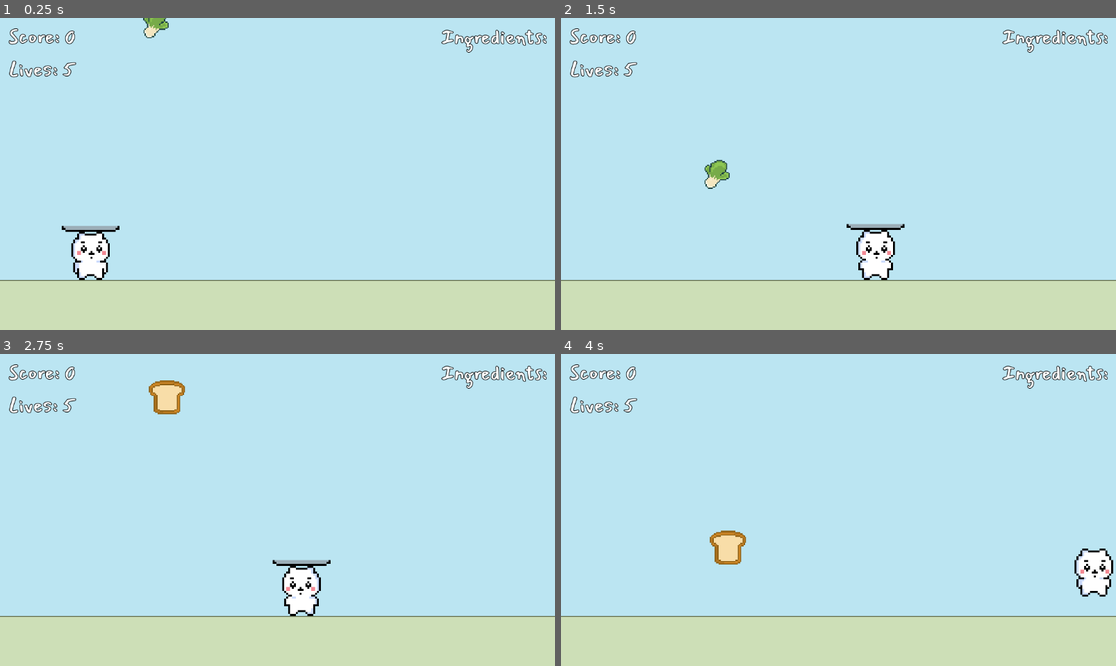
Above: before the commit, frames 1-4 (two rows, left to right).
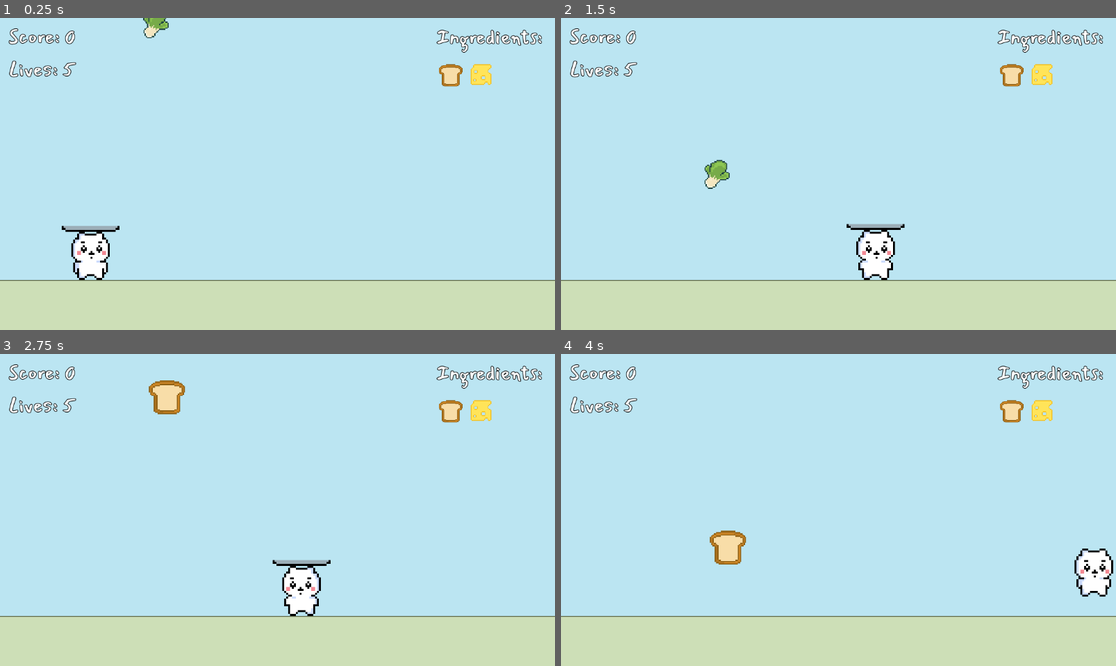
Above: after the commit, the same moments.

Repository: SilentPrincess108/Chiikawa-Platformer
Game: Godot game, scene res://scenes/temp_1.tscn
Two runs of this game, one before a commit and one after it. Both use one fixed random seed, a clock stepped at 60 frames per second and the inputs below. This scene is started directly instead of the project's main scene. Sound files missing from this copy of the repository are replaced by a short silence.
Inputs:
- Up to frame 1 (0.25 s): no input
- Up to frame 2 (1.5 s): tap Enter at 0.5 s; hold D (Right) from 0.53 s (still down); tap Alt at 0.6 s; tap Space (Jump) at 0.77 s; tap Shift at 1.35 s
- Up to frame 3 (2.75 s): tap Space (Jump) at 1.52 s; release D (Right) at 2.03 s; hold A (Left) from 2.03 s (still down); tap Alt at 2.1 s
- Up to frame 4 (4 s): release A (Left) at 2.78 s; hold D (Right) from 2.78 s (still down); tap Shift at 2.85 s; tap Space (Jump) at 3.02, 3.77 s; tap Alt at 3.6 s

The runs differ from the first frame. In frame 1, 1.1% of the frame differs, in the area x 78-99%, y 3-23%; in frame 2, 1.1%; in frame 3, 1.1%; in frame 4, 1.1%.

Commit message:
added lives, score, and ingedients hud elements

Diff:
--- a/scenes/temp_1.tscn
+++ b/scenes/temp_1.tscn
@@ -86,9 +86,9 @@
 text = "Lives:"
 
 [node name="Ingredients" type="Label" parent="HUD"]
-offset_left = 915.0
+offset_left = 905.0
 offset_top = 8.0
-offset_right = 1136.0
+offset_right = 1126.0
 offset_bottom = 72.0
 theme_override_colors/font_outline_color = Color(0, 0, 0, 0.9372549)
 theme_override_constants/outline_size = 5
@@ -96,5 +96,41 @@
 theme_override_font_sizes/font_size = 40
 text = "Ingredients:"
 
+[node name="Items" type="HBoxContainer" parent="HUD"]
+anchors_preset = 6
+anchor_left = 1.0
+anchor_top = 0.5
+anchor_right = 1.0
+anchor_bottom = 0.5
+offset_left = -345.0
+offset_top = -233.0
+offset_right = 6.413086
+offset_bottom = -180.0
+grow_horizontal = 0
+grow_vertical = 2
+size_flags_horizontal = 0
+theme_override_constants/separation = 10
+alignment = 1
+
+[node name="item1" type="TextureRect" parent="HUD/Items"]
+layout_mode = 2
+expand_mode = 3
+
+[node name="item2" type="TextureRect" parent="HUD/Items"]
+layout_mode = 2
+expand_mode = 3
+
+[node name="item3" type="TextureRect" parent="HUD/Items"]
+layout_mode = 2
+expand_mode = 3
+
+[node name="item4" type="TextureRect" parent="HUD/Items"]
+layout_mode = 2
+expand_mode = 3
+
+[node name="item5" type="TextureRect" parent="HUD/Items"]
+layout_mode = 2
+expand_mode = 3
+
 [connection signal="area_entered" from="Player/plate" to="." method="_on_plate_area_entered"]
 [connection signal="on_ground" from="item_boundry" to="." method="_on_item_boundry_on_ground"]
--- a/scripts/globals.gd
+++ b/scripts/globals.gd
@@ -51,3 +51,8 @@
 	if (levels[level_ID]):
 		return false
 	return true
+
+func resetValues():
+	lives = 5
+	points = 0
+	money = 0
--- a/scripts/player.gd
+++ b/scripts/player.gd
@@ -72,6 +72,6 @@
 
 func _on_timer_timeout() -> void:
 	Engine.time_scale = 1.0
-	Globals.money = 0
+	Globals.resetValues()
 	Globals.dead = false
 	get_tree().reload_current_scene()
--- a/scripts/temp_1.gd
+++ b/scripts/temp_1.gd
@@ -6,6 +6,13 @@
 @onready var score: Label = $HUD/Score
 @onready var lives: Label = $HUD/Lives
 
+@onready var item1: TextureRect = $HUD/Items/item1
+@onready var item2: TextureRect = $HUD/Items/item2
+@onready var item3: TextureRect = $HUD/Items/item3
+@onready var item4: TextureRect = $HUD/Items/item4
+@onready var item5: TextureRect = $HUD/Items/item5
+
+@onready var items = [item1, item2, item3, item4, item5]
 
 var pos: int = 0
 var ingredients = preload("res://scenes/ingredient.tscn")
@@ -41,9 +48,16 @@
 	for num in range(numItems):
 		sandoCombo[itemTypes[randi_range(1, 4)]] = false
 
+	#set hud element
+	var itemCount = 0
+	for key in sandoCombo:
+		items[itemCount].texture = load("res://assets/sprites/" + key + ".png")
+		itemCount += 1
+
 func printCombo():
 	for key in sandoCombo:
 		print(key + ": " + str(sandoCombo[key]))
+	print("")
 
 func resetItem(item):
 	item.reload()
@@ -59,11 +73,18 @@
 	resetItem(item)
 
 func checkItem(item):
-	for items in sandoCombo:
-		if sandoCombo[items]:
-			continue
+	if sandoCombo.has(item.type):
+		print("in combo")
+		if sandoCombo[item.type] == false:
+			Globals.points += 5
+			sandoCombo[item.type] = true
 		else:
-			if item.type == items:
-				sandoCombo[items] = true
-				Globals.points += 5
+			Globals.lives -= 1
+	else:
+		Globals.lives -= 1
+
+	if Globals.lives == 0:
+		Globals.dead = true
+		player.death()
+
 	printCombo()
